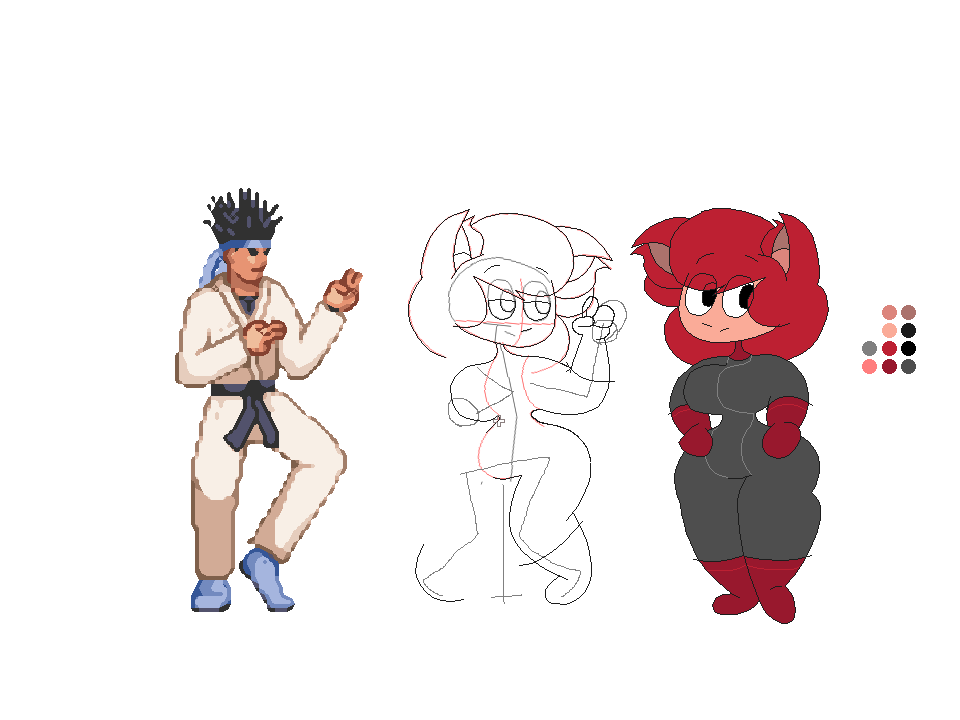
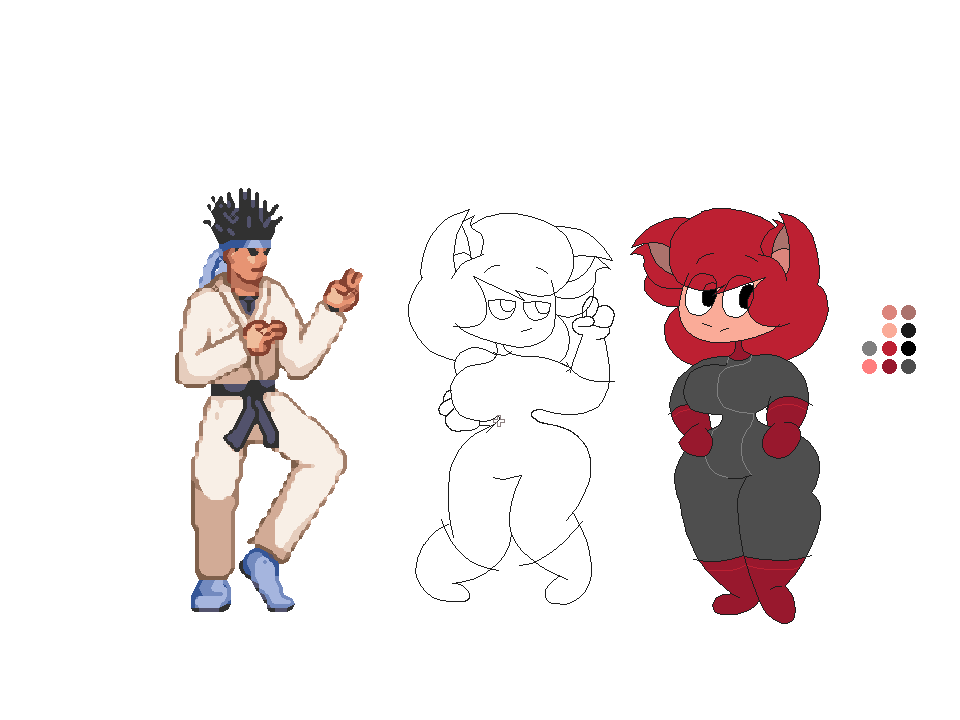
Layered file, before and after one edit (960 x 720). Changes by layer:
painted on "Copia de Guía" over (x1=408, y1=210, x2=627, y2=604)
added group "Grupo Cero" with 2 layers above "Key" over (x1=408, y1=210, x2=627, y2=604)
renamed "Set Cero" to "Cuerpo", moved it into group "Grupo Cero", painted on it over (x1=408, y1=210, x2=627, y2=604)
renamed "Copia de Base" to "Bocetos", hid the group it (2 layers) over (x1=408, y1=210, x2=627, y2=604)
painted on "Capa de pintura 2" (1st of 2, in "Bocetos") over (x1=408, y1=210, x2=627, y2=604)
painted on "Capa de pintura 1" over (x1=623, y1=304, x2=627, y2=325)
